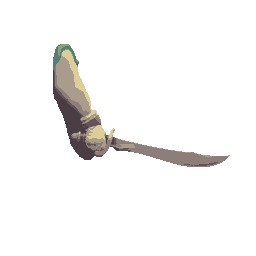
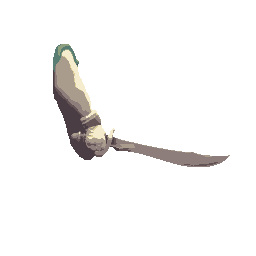
Layered file, before and after one edit (256px x 256px). Changes by layer:
pixels changed over [62, 50, 115, 140] (layer not identified)